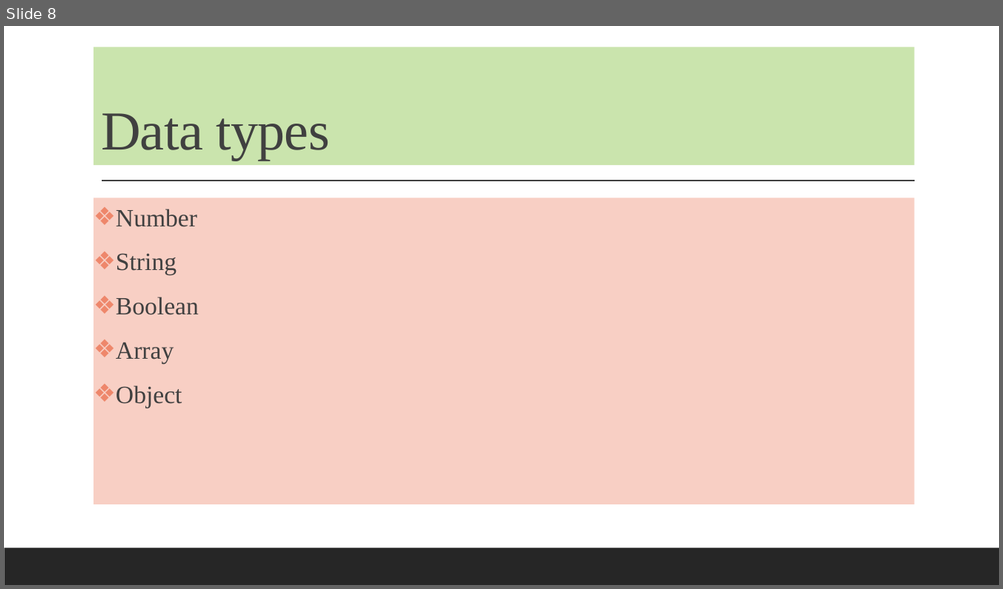
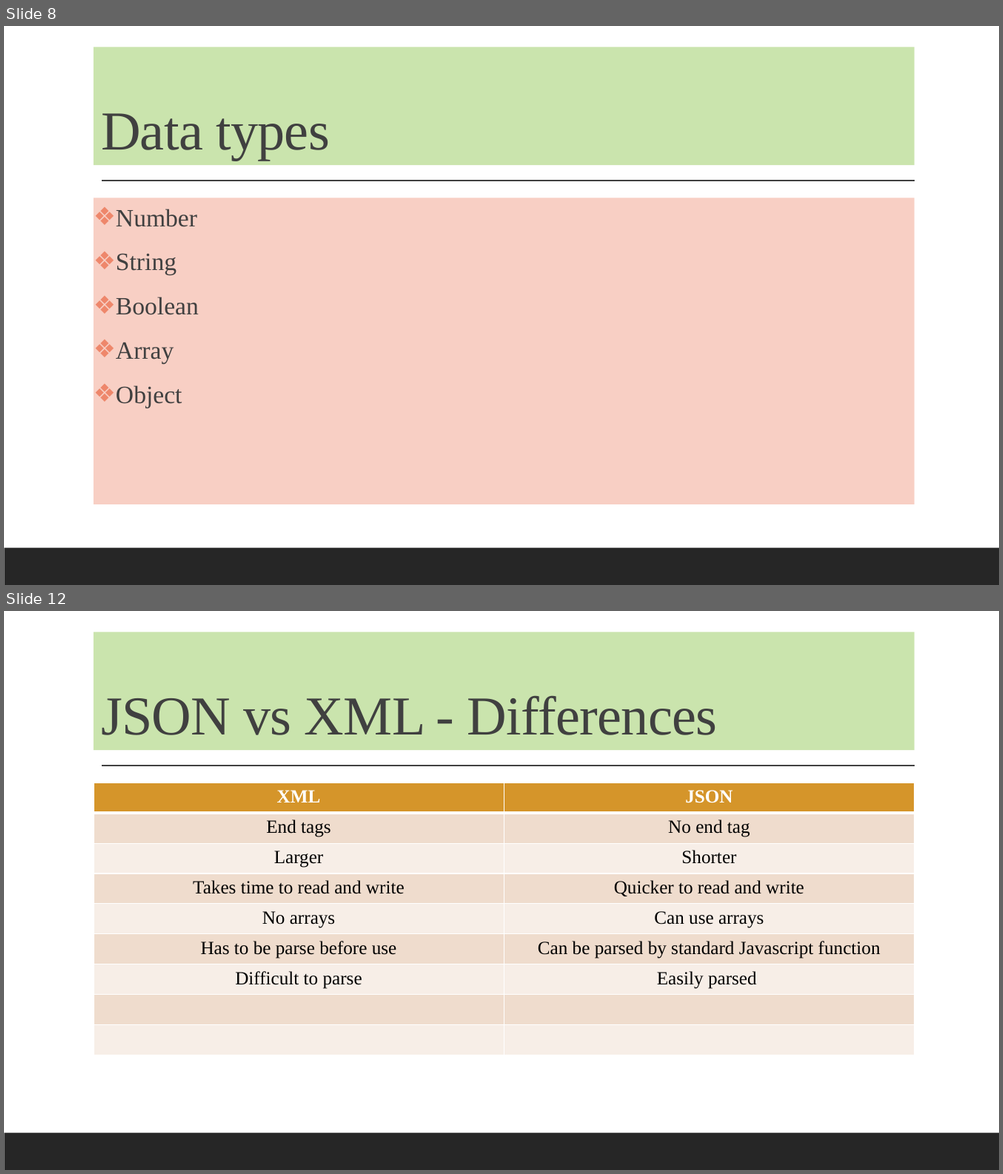
Before and after one commit to codefarm0/JSON, a slide deck: Json Tutorial.pptx. Shown one above the other, each under a label of ours: slide 8 before the commit, slides 8 and 12 after it; the slides between them are not shown. The pictures are 1003x589 and 1003x1174 pixels, drawn with LibreOffice and Linux fonts; fonts in the diff are those of the drawing. Boxes give left, top, right and bottom in pixels: in the first picture for what was removed or moved away, otherwise in the second. Text is boxed around its words. In the diff, an @@ line names an element or a change of style, - is before the commit and + after.

Commit message:
more about json

```diff
--- a/Json Tutorial.pptx
+++ b/Json Tutorial.pptx
@@ slide 12 added at box(4, 611, 999, 1170), background #FFFFFF; not listed: 2 template elements that a slide beside it also shows @@
@@ title added at box(94, 632, 914, 751), fill #CAE4AD, 53 pt, text #404040 @@
+JSON vs XML - Differences
@@ table added at box(94, 783, 914, 1056), 9 rows, 2 columns @@
+XML | JSON
+End tags | No end tag
+Larger | Shorter
+Takes time to read and write | Quicker to read and write
+No arrays | Can use arrays
+Has to be parse before use | Can be parsed by standard Javascript function
+Difficult to parse | Easily parsed
+ | 
+ | 
```
Also in this commit, not shown: 12 other slides added, 15 other files.
